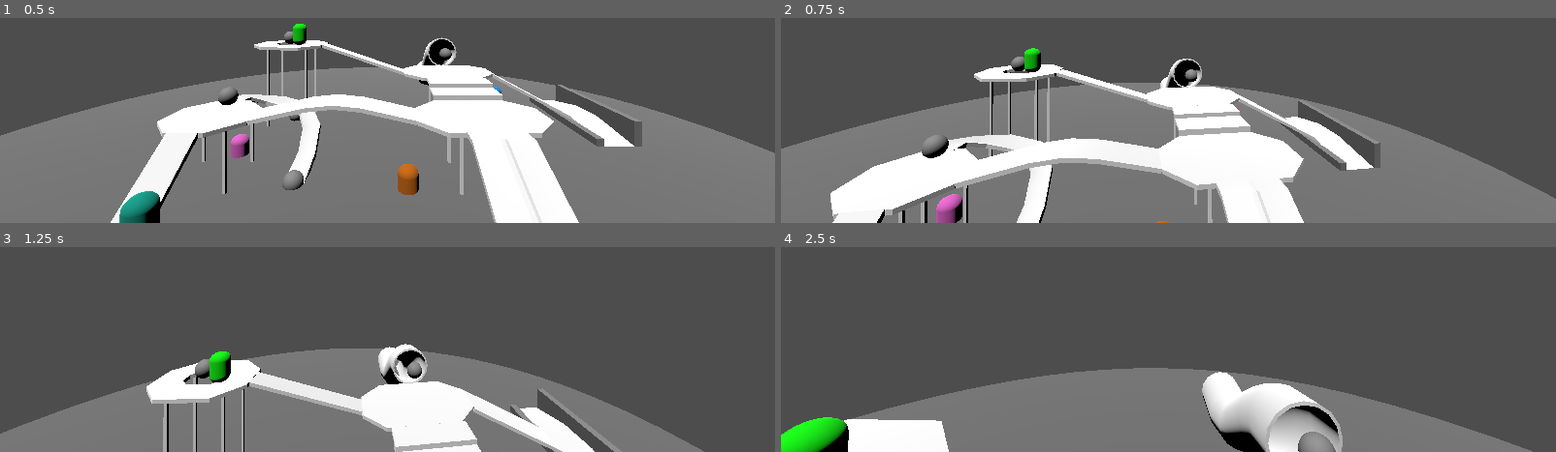
Above: before the commit, frames 1-4 (two rows, left to right).
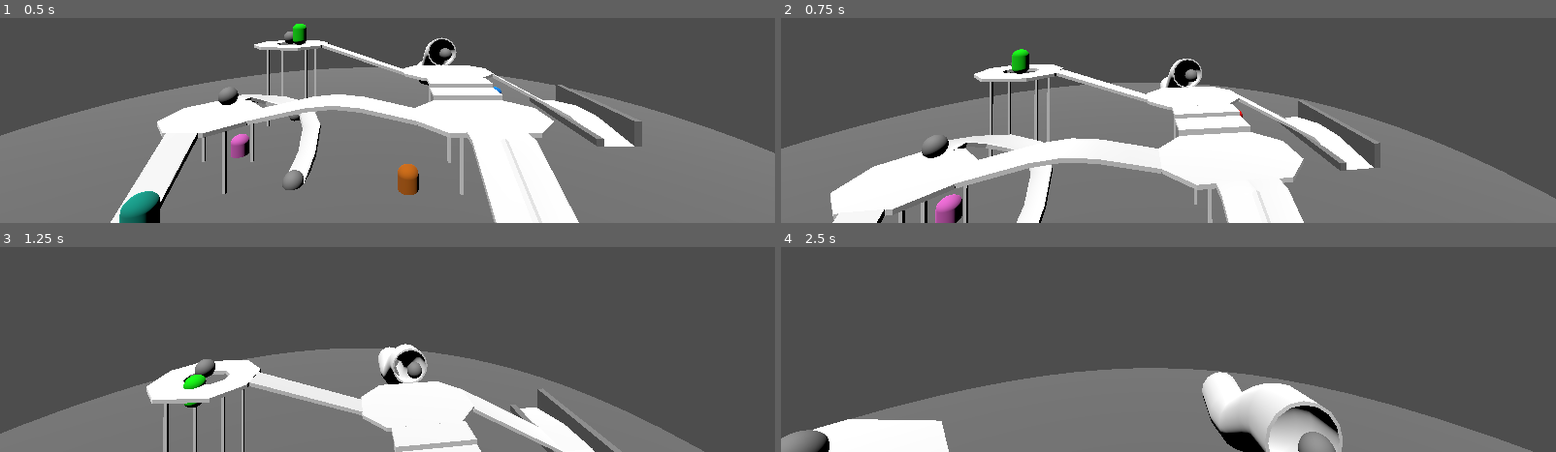
Above: after the commit, the same moments.

Repository: Kesomannen/the-very-serious-game-jam
Game: Godot game, scene res://Scenes/game.tscn
Same seed, same stepped clock (60 frames per second), same inputs: the game is played once before the commit and once after it.
Inputs (mouse positions are in pixels of both pictures, inside the frame that each line leads up to):
- Up to frame 1 (0.5 s): no input
- Up to frame 2 (0.75 s): tap Enter at 0.5 s; move the mouse to (outside the picture) at 0.52 s; hold W (forward) from 0.53 s (still down); hold E from 0.53 s (still down)
- Up to frame 3 (1.25 s): keep holding W (forward); keep holding E; tap Space (jump) at 0.77 s
- Up to frame 4 (2.5 s): keep holding W (forward); move the mouse to (outside the picture) at 1.27 s; release E at 1.28 s; tap Q at 1.35 s; tap Space (jump) at 1.52 s; move the mouse to (outside the picture) at 2.02 s; hold Ctrl from 2.03 s (still down)

Frame 1 is identical in both runs. In frame 2, 0.5% of the frame differs, in the area x 19-60%, y 14-100%; in frame 3, 0.6%; in frame 4, 1.2%, in the area x 0-9%, y 83-100%.

Commit message:
Add AgentAwareness and improve chase/flee AI

Diff:
--- a/Scripts/agent.gd
+++ b/Scripts/agent.gd
@@ -10,7 +10,7 @@
 
 @onready var navigation_agent: NavigationAgent3D = get_node("NavigationAgent3D")
 
-var chase_state := AgentChaseLogic.State.IDLE
+var chase_state := AgentChaseLogic.State.WATCHING
 var wander_target := Vector3.ZERO
 
 var is_it := false
@@ -22,6 +22,7 @@
 var chase_logic := AgentChaseLogic.new()
 var flee_logic := AgentFleeLogic.new()
 var movement := AgentMovement.new()
+var awareness := AgentAwareness.new()
 
 func _ready() -> void:
 	mat = $MeshInstance3D.get_surface_override_material(0).duplicate()
@@ -89,6 +90,12 @@
 func get_runners() -> Array[Agent]:
 	return manager.children.filter(func(child): return !child.is_it)
 
+func visible_targets() -> Array[Agent]:
+	return awareness.visible_targets(self)
+
+func visible_taggers() -> Array[Agent]:
+	return awareness.visible_taggers(self)
+
 func get_closest_child(children: Array[Agent]) -> Agent:
 	var closest_distance := INF
 	var closest: Agent = null
@@ -114,11 +121,14 @@
 	move_and_slide()
 
 func _on_tag_area_body_entered(body: Node3D) -> void:
-	if !active or body is not Agent or body == self or !is_it or body.is_it:
+	if !active or body is not Agent or body == self or !is_it or body.is_it or chase_logic.is_in_cooldown():
 		return
 
 	print(name, " tagged ", body.name)
 	body.is_it = true
+	chase_logic.start_tag_cooldown()
+	body.chase_logic.start_tag_cooldown()
+	update_behavior_state()
 	body.update_behavior_state()
 
 func _on_timer_timeout() -> void:
--- /dev/null
+++ b/Scripts/agent_awareness.gd
@@ -0,0 +1,21 @@
+class_name AgentAwareness
+
+extends RefCounted
+
+const DEFAULT_VIEW_DISTANCE := 25.0
+
+func visible_targets(agent: Agent) -> Array[Agent]:
+	return get_visible_agents(agent, agent.get_runners())
+
+func visible_taggers(agent: Agent) -> Array[Agent]:
+	return get_visible_agents(agent, agent.get_taggers())
+
+func get_visible_agents(agent: Agent, candidates: Array[Agent]) -> Array[Agent]:
+	var visible: Array[Agent] = []
+	for candidate in candidates:
+		if is_nearby(agent, candidate):
+			visible.append(candidate)
+	return visible
+
+func is_nearby(agent: Agent, target: Agent) -> bool:
+	return agent.global_position.distance_to(target.global_position) <= DEFAULT_VIEW_DISTANCE
--- a/Scripts/agent_chase_logic.gd
+++ b/Scripts/agent_chase_logic.gd
@@ -3,26 +3,144 @@
 extends RefCounted
 
 enum State {
-	IDLE,
-	CHASE_RUNNER,
+	WATCHING,
+	SEARCHING,
+	CHASING,
+	COOLDOWN,
 }
 
-const SPRINT_TO_TARGET_DISTANCE := 7.0
+const CHASE_DISTANCE := 7.0
+const LAST_SEEN_REACHED_DISTANCE := 1.5
+const TAG_COOLDOWN_SECONDS := 1.5
+const CLOSENESS_WEIGHT := 1.0
+const EXHAUSTED_TARGET_BONUS := 8.0
+const LOW_STAMINA_TARGET_BONUS := 3.0
+const ISOLATED_TARGET_BONUS := 4.0
+const LOW_GROUND_BONUS := 0.5
+const CROWD_DISTANCE := 6.0
+
+var current_target: Agent = null
+var has_last_seen_position := false
+var last_seen_position := Vector3.ZERO
+var cooldown_until_msec := 0
 
 func update(agent: Agent) -> void:
-	var closest_runner := agent.get_closest_child(agent.get_runners())
-	if closest_runner == null:
-		agent.chase_state = State.IDLE
-		agent.state = "CHASE_IDLE"
-		agent.set_debug_color(Color.RED)
-		agent.movement.unsprint()
+	if is_in_cooldown():
+		set_cooldown(agent)
 		return
 
-	agent.chase_state = State.CHASE_RUNNER
-	agent.state = "CHASE_RUNNER"
+	var best_runner := get_best_visible_runner(agent)
+	if best_runner != null:
+		remember_target(best_runner)
+		var target_distance := agent.global_position.distance_to(best_runner.global_position)
+		if target_distance <= CHASE_DISTANCE:
+			set_chasing(agent, best_runner)
+		else:
+			set_searching(agent, best_runner.global_position)
+		return
+
+	current_target = null
+	if has_last_seen_position:
+		if agent.global_position.distance_to(last_seen_position) <= LAST_SEEN_REACHED_DISTANCE:
+			has_last_seen_position = false
+			set_watching(agent)
+		else:
+			set_searching(agent, last_seen_position)
+		return
+
+	set_watching(agent)
+
+func start_tag_cooldown() -> void:
+	cooldown_until_msec = Time.get_ticks_msec() + int(TAG_COOLDOWN_SECONDS * 1000.0)
+	current_target = null
+	has_last_seen_position = false
+
+func is_targeting(agent: Agent, target: Agent) -> bool:
+	if is_in_cooldown():
+		return false
+	return current_target == target or agent.visible_targets().has(target)
+
+func set_watching(agent: Agent) -> void:
+	agent.chase_state = State.WATCHING
+	agent.state = "WATCHING"
 	agent.set_debug_color(Color.RED)
-	if agent.global_position.distance_to(closest_runner.global_position) > SPRINT_TO_TARGET_DISTANCE:
-		agent.movement.sprint()
-	else:
-		agent.movement.unsprint()
-	agent.set_movement_target(closest_runner.global_position)
+	agent.movement.unsprint()
+	agent.set_clamped_movement_target(get_closest_safe_spot(agent))
+
+func set_searching(agent: Agent, target_position: Vector3) -> void:
+	agent.chase_state = State.SEARCHING
+	agent.state = "SEARCHING"
+	agent.set_debug_color(Color.RED)
+	agent.movement.unsprint()
+	agent.set_clamped_movement_target(target_position)
+
+func set_chasing(agent: Agent, target: Agent) -> void:
+	agent.chase_state = State.CHASING
+	agent.state = "CHASING"
+	agent.set_debug_color(Color.RED)
+	agent.movement.sprint()
+	agent.set_movement_target(target.global_position)
+
+func set_cooldown(agent: Agent) -> void:
+	agent.chase_state = State.COOLDOWN
+	agent.state = "TAG_COOLDOWN"
+	agent.set_debug_color(Color.RED)
+	agent.movement.unsprint()
+	agent.set_movement_target(agent.global_position)
+
+func get_best_visible_runner(agent: Agent) -> Agent:
+	var best_score := -INF
+	var best_runner: Agent = null
+	for runner in agent.visible_targets():
+		var score := score_target(agent, runner)
+		if score > best_score:
+			best_score = score
+			best_runner = runner
+
+	return best_runner
+
+func score_target(agent: Agent, runner: Agent) -> float:
+	var distance := agent.global_position.distance_to(runner.global_position)
+	var score := -distance * CLOSENESS_WEIGHT
+	if runner.movement.exhausted:
+		score += EXHAUSTED_TARGET_BONUS
+	elif runner.movement.stamina < runner.movement.max_stamina * 0.35:
+		score += LOW_STAMINA_TARGET_BONUS
+
+	if is_isolated(runner):
+		score += ISOLATED_TARGET_BONUS
+
+	score += maxf(agent.global_position.y - runner.global_position.y, 0.0) * LOW_GROUND_BONUS
+	return score
+
+func is_isolated(runner: Agent) -> bool:
+	for other_runner in runner.get_runners():
+		if other_runner == runner:
+			continue
+		if other_runner.global_position.distance_to(runner.global_position) <= CROWD_DISTANCE:
+			return false
+	return true
+
+func remember_target(target: Agent) -> void:
+	current_target = target
+	last_seen_position = target.global_position
+	has_last_seen_position = true
+
+func is_in_cooldown() -> bool:
+	return Time.get_ticks_msec() < cooldown_until_msec
+
+func get_closest_safe_spot(agent: Agent) -> Vector3:
+	if agent.manager.safe_spots.is_empty():
+		return agent.global_position
+
+	var closest_distance := INF
+	var closest_spot: Node3D = null
+	for spot in agent.manager.safe_spots:
+		var distance := spot.global_position.distance_squared_to(agent.global_position)
+		if distance < closest_distance:
+			closest_distance = distance
+			closest_spot = spot
+
+	if closest_spot == null:
+		return agent.global_position
+	return closest_spot.global_position
--- a/Scripts/agent_flee_logic.gd
+++ b/Scripts/agent_flee_logic.gd
@@ -15,11 +15,17 @@
 const MIN_REPULSE_DISTANCE := 0.001
 const SAFE_SPOT_TRAVEL_WEIGHT := 0.2
 const SHAKE_BUDDY_BONUS := 3.0
+const TAGGER_DISTANCE_WEIGHT := 1.0
+const HEIGHT_WEIGHT := 0.7
+const CROWD_WEIGHT := 0.8
+const TIRED_CROWD_BONUS := 3.0
+const TIRED_STAMINA_PERCENT := 0.35
+const CROWD_DISTANCE := 6.0
 
 var flee_until_msec := 0
 
 func update(agent: Agent) -> void:
-	var taggers := agent.get_taggers()
+	var taggers := agent.visible_taggers()
 	var closest_tagger := agent.get_closest_child(taggers)
 	if closest_tagger == null:
 		set_wander(agent)
@@ -30,10 +36,29 @@
 		set_flee(agent, closest_tagger, true)
 	elif should_keep_fleeing():
 		set_flee(agent, closest_tagger, false)
-	elif distance < ALERT_DISTANCE:
-		set_alert(agent, taggers)
 	else:
-		set_wander(agent)
+		var alert_tagger := get_alert_tagger(agent, taggers)
+		if alert_tagger != null:
+			set_alert(agent, taggers)
+		else:
+			set_wander(agent)
+
+func get_alert_tagger(agent: Agent, taggers: Array[Agent]) -> Agent:
+	var closest_distance := INF
+	var closest_tagger: Agent = null
+	for tagger in taggers:
+		var distance := tagger.global_position.distance_to(agent.global_position)
+		if distance > ALERT_DISTANCE:
+			continue
+
+		if not tagger.chase_logic.is_targeting(tagger, agent):
+			continue
+
+		if distance < closest_distance:
+			closest_distance = distance
+			closest_tagger = tagger
+
+	return closest_tagger
 
 func update_wander_target(_agent: Agent) -> void:
 	pass
@@ -54,7 +79,7 @@
 		return Vector3.ZERO
 
 	var repulse := Vector3.ZERO
-	for tagger in agent.get_taggers():
+	for tagger in agent.visible_taggers():
 		var delta := tagger.global_position - agent.global_position
 		var distance := maxf(delta.length(), MIN_REPULSE_DISTANCE)
 		repulse += -delta / pow(distance, 1.5)
@@ -75,16 +100,16 @@
 	agent.state = "WANDER"
 	agent.set_debug_color(agent.color)
 	agent.movement.unsprint()
-	agent.set_clamped_movement_target(get_high_spot(agent))
+	agent.set_clamped_movement_target(get_best_safe_spot(agent, agent.visible_taggers()))
 
 func set_alert(agent: Agent, taggers: Array[Agent]) -> void:
 	agent.flee_state = State.ALERT
 	agent.set_debug_color(Color.WHITE)
 	agent.movement.unsprint()
 
-	var high_spot := get_high_spot(agent)
+	var high_spot := get_best_safe_spot(agent, taggers)
 	var shake_target := get_shake_target(agent)
-	if shake_target != null and score_target(agent, shake_target.global_position, taggers, SHAKE_BUDDY_BONUS) > score_target(agent, high_spot, taggers):
+	if shake_target != null and score_destination(agent, shake_target.global_position, taggers, SHAKE_BUDDY_BONUS) > score_destination(agent, high_spot, taggers):
 		agent.state = "ALERT_SHAKE"
 		agent.set_clamped_movement_target(shake_target.global_position)
 		return
@@ -106,13 +131,16 @@
 func should_keep_fleeing() -> bool:
 	return Time.get_ticks_msec() < flee_until_msec
 
-func get_high_spot(agent: Agent) -> Vector3:
+func get_best_safe_spot(agent: Agent, taggers: Array[Agent]) -> Vector3:
 	if agent.manager.safe_spots.is_empty():
 		return agent.wander_target
 
 	var best: Node3D = null
+	var best_score := -INF
 	for spot in agent.manager.safe_spots:
-		if best == null or spot.global_position.y > best.global_position.y:
+		var score := score_destination(agent, spot.global_position, taggers)
+		if score > best_score:
+			best_score = score
 			best = spot
 
 	if best == null:
@@ -120,8 +148,9 @@
 	return best.global_position
 
 func get_shake_target(agent: Agent) -> Agent:
-	var closest_distance := INF
-	var closest_runner: Agent = null
+	var taggers := agent.visible_taggers()
+	var best_score := -INF
+	var best_runner: Agent = null
 	for runner in agent.get_runners():
 		if runner == agent:
 			continue
@@ -129,15 +158,31 @@
 		if runner.flee_state == AgentFleeLogic.State.FLEE:
 			continue
 
-		var distance := runner.global_position.distance_squared_to(agent.global_position)
+		var score := score_destination(agent, runner.global_position, taggers, SHAKE_BUDDY_BONUS)
+		if score > best_score:
+			best_score = score
+			best_runner = runner
+	return best_runner
 
-		if distance < closest_distance:
-			closest_distance = distance
-			closest_runner = runner
-	return closest_runner
-
-func score_target(agent: Agent, target: Vector3, taggers: Array[Agent], bonus := 0.0) -> float:
+func score_destination(agent: Agent, target: Vector3, taggers: Array[Agent], bonus := 0.0) -> float:
 	var score := bonus - agent.global_position.distance_to(target) * SAFE_SPOT_TRAVEL_WEIGHT
 	for tagger in taggers:
-		score += tagger.global_position.distance_to(target) / len(taggers)
+		score += tagger.global_position.distance_to(target) * TAGGER_DISTANCE_WEIGHT / len(taggers)
+	score += target.y * HEIGHT_WEIGHT
+	score += get_crowd_score(agent, target) * CROWD_WEIGHT
+	if is_tired(agent):
+		score += get_crowd_score(agent, target) * TIRED_CROWD_BONUS
 	return score
+
+func get_crowd_score(agent: Agent, target: Vector3) -> float:
+	var crowd_score := 0.0
+	for runner in agent.get_runners():
+		if runner == agent:
+			continue
+		var distance := runner.global_position.distance_to(target)
+		if distance <= CROWD_DISTANCE:
+			crowd_score += 1.0 - distance / CROWD_DISTANCE
+	return crowd_score
+
+func is_tired(agent: Agent) -> bool:
+	return agent.movement.exhausted or agent.movement.stamina < agent.movement.max_stamina * TIRED_STAMINA_PERCENT
Not shown, added: Scripts/agent_awareness.gd.uid
